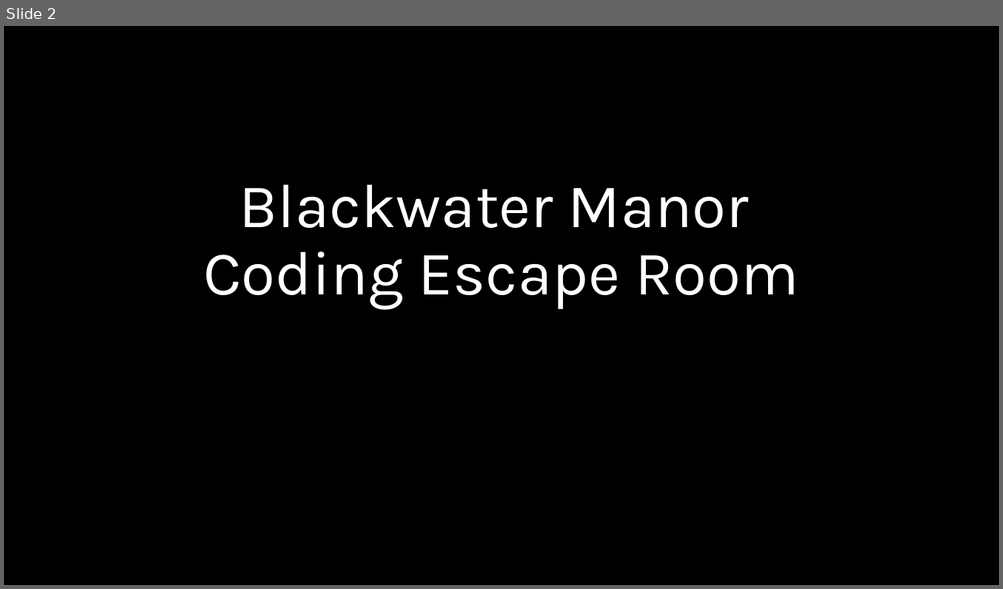
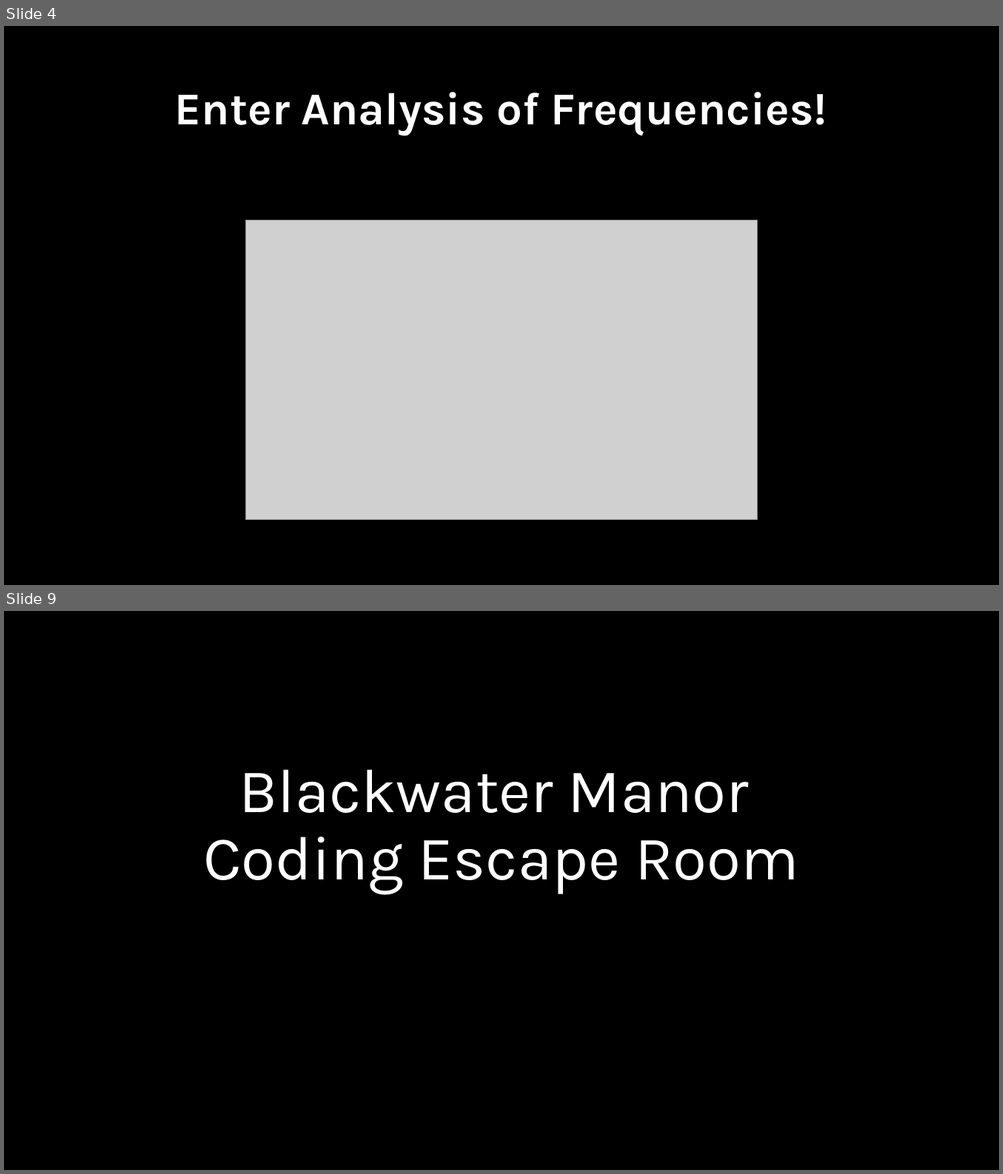
Before and after one commit to kmblincow/MES503Lab, a slide deck: Week 11/Lab 11 Halloween AnalysisofFrequencies.pptx. Shown one above the other, each under a label of ours: slide 2 before the commit, slides 4 and 9 after it; the slides between them are not shown. The pictures are 1003x589 and 1003x1174 pixels, drawn with LibreOffice and Linux fonts; fonts in the diff are those of the drawing; grey boxes stand for pictures. Boxes give left, top, right and bottom in pixels: in the first picture for what was removed or moved away, otherwise in the second. Text is boxed around its words. In the diff, an @@ line names an element or a change of style, - is before the commit and + after.

```diff
--- a/Week 11/Lab 11 Halloween AnalysisofFrequencies.pptx
+++ b/Week 11/Lab 11 Halloween AnalysisofFrequencies.pptx
@@ slide 4 added at box(4, 26, 999, 585), background #000000 @@
@@ title added at box(175, 92, 827, 136), 44 pt, text #FFFFFF, bold @@
+Enter Analysis of Frequencies!
@@ picture added at box(246, 220, 757, 520) @@
@@ what was slide 2 is now slide 9 @@
```
Also in this commit, not shown: 7 other slides added, 1 slide removed, 4 other files.
